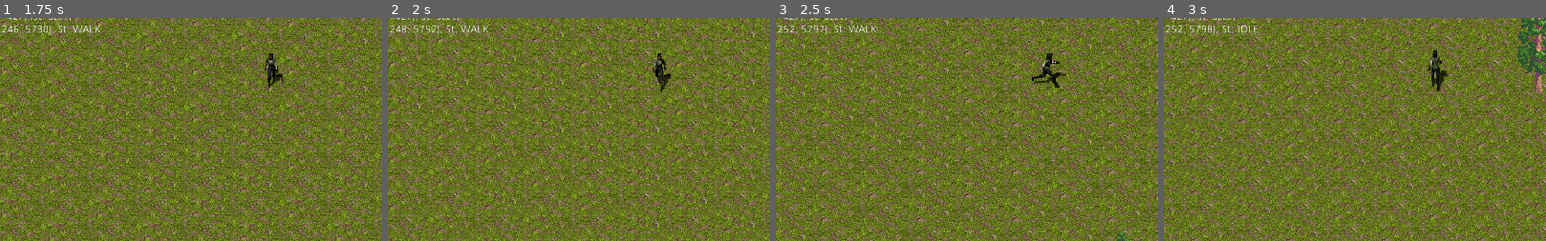
Above: before the commit, frames 1-4 (left to right).
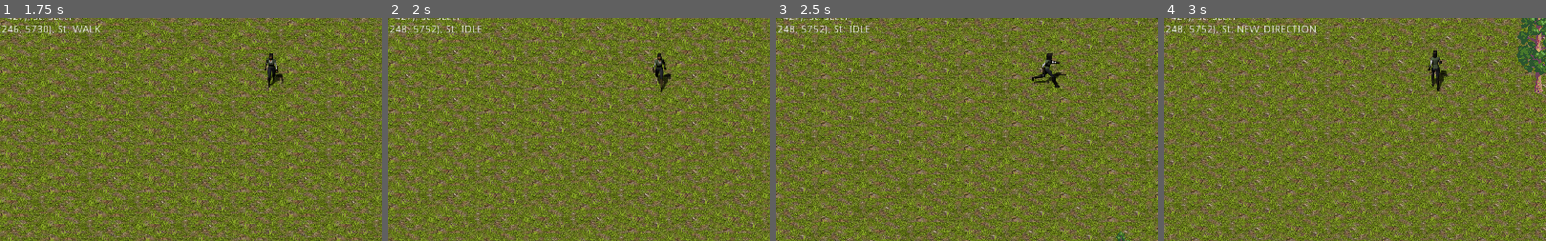
Above: after the commit, the same moments.

Repository: b-irsigler/komtur
Game: Godot game, scene res://WorldGenerator.tscn
Same seed, same stepped clock (60 frames per second), same inputs: the game is played once before the commit and once after it. Sound files missing from this copy of the repository are replaced by a short silence.
Inputs (mouse positions are % of the whole screen's width and height, from its top left):
- Up to frame 1 (1.75 s): tap Enter at 0.5 s; move the mouse to (72, 45) at 0.52 s; hold Right (move_right) 0.53-1.28 s; tap - (decrease_animation_speed) at 0.6 s; click (72, 45) at 0.77 s; move the mouse to (30, 55) at 1.27 s; hold Down (move_down) from 1.28 s (still down); tap [ (decrease_motion_speed) at 1.35 s; click (30, 55) at 1.52 s
- Up to frame 2 (2 s): keep holding Down (move_down)
- Up to frame 3 (2.5 s): move the mouse to (60, 28) at 2.02 s; release Down (move_down) at 2.03 s; hold Right (move_right) from 2.03 s (still down); tap = (increase_animation_speed) at 2.1 s
- Up to frame 4 (3 s): move the mouse to (45, 70) at 2.77 s; release Right (move_right) at 2.78 s; hold Up (move_up) from 2.78 s (still down); tap ] (increase_motion_speed) at 2.85 s
The pictures show only the part of the screen within x 14-64%, y 35-85%; the shares and areas given below are measured in that part.

Frame 1 is identical in both runs. In frame 2, 0.1% of the frame differs, in the area x 19-27%, y 3-7%; in frame 3, 0.2%; in frame 4, 0.5%, in the area x 2-40%, y 3-8%.

Commit message:
fixed popup bug
beech popup was interrupted whenever der Grüne left any object

Diff:
--- a/game/scenes/DerGruene.gd
+++ b/game/scenes/DerGruene.gd
@@ -72,8 +72,9 @@
 		timerStateChange.stop()
 
 func _on_Area2D_body_exited(body):
-	timerStateChange.start()
-	emit_signal("DerGrueneConversation", false)
+	if body.name == "Christine":
+		timerStateChange.start()
+		emit_signal("DerGrueneConversation", false)
 
 func _on_Christine_DealAccepted():
 	current_state = State.WALK
